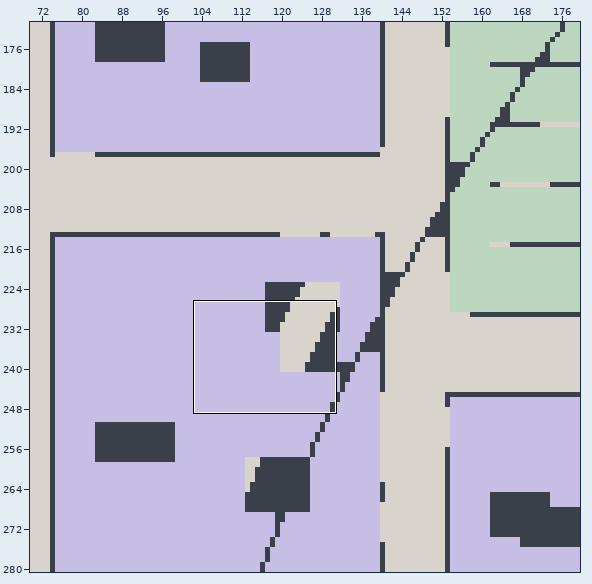
Tiled map (JSON) -- resources/mapas/lighthouse.tmj. The first picture is a wide view before the edit; the outline marks the close-up.
Close-up. Before the commit:
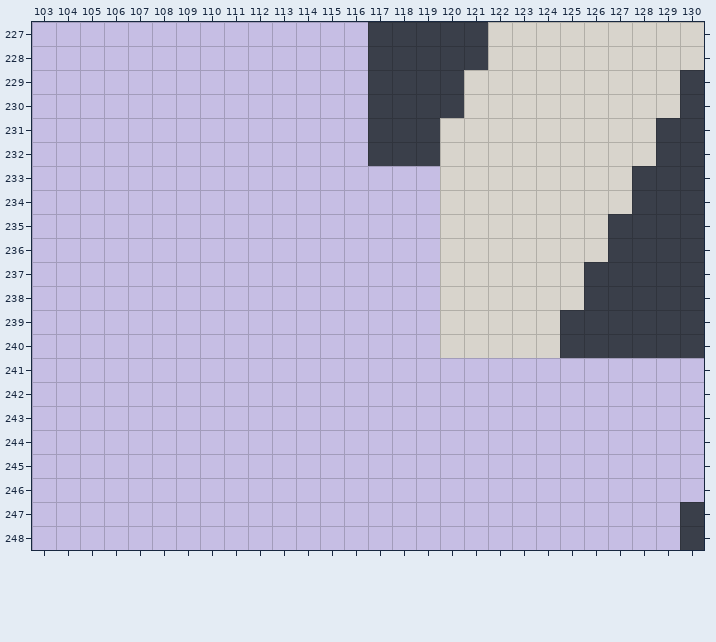
Cells are 8x8 px. Shown: x 103..130, y 227..248. The commit also changed other parts of the map, which this record leaves out.
And afterwards:
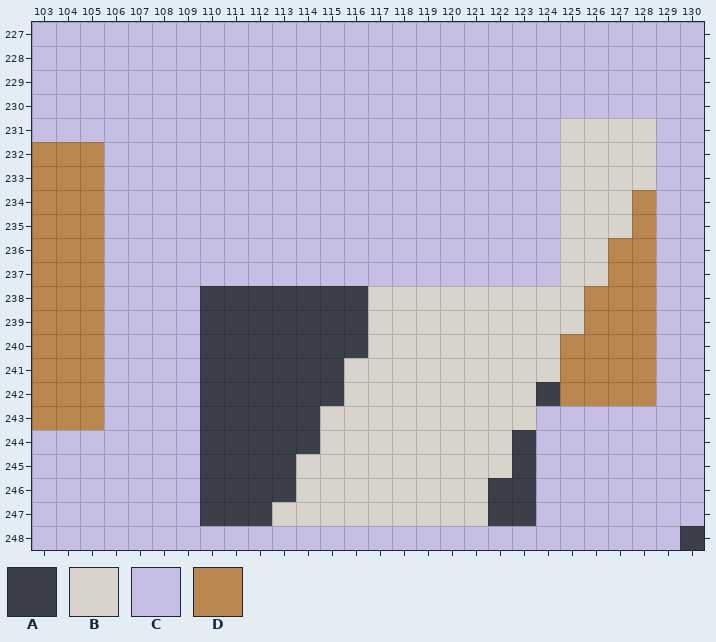
Key: from "lighthouse": A 0, B 1, C 5, D 11.
_ is an empty cell.
Change:
Layer "suelo":
Tile A replaces tile C in rows 238 to 240 at x 110 to 116; in row 241 at x 110 to 115; in row 242 at x 110 to 115 and 124; in row 243 at x 110 to 114; in row 244 at x 110 to 114 and 123; in row 245 at x 110 to 113 and 123.
Tile A replaces tile C in row 246 at x 110 to 113 and 122 to 123; in row 247 at x 110 to 112 and 122 to 123.
Tile B replaces tile A in row 233 at x 128; in row 235 at x 127; in row 237 at x 126; in row 239 at x 125.
Tile B replaces tile C in rows 238 to 240 at x 117 to 119; in row 241 at x 116 to 124; in row 242 at x 116 to 123; in row 243 at x 115 to 123; in row 244 at x 115 to 122; in row 245 at x 114 to 122.
Tile B replaces tile C in row 246 at x 114 to 121; in row 247 at x 113 to 121.
Tile C replaces tile A in rows 227 to 228 at x 117 to 121; in rows 229 to 230 at x 117 to 120 and 130; in rows 231 to 232 at x 117 to 119 and 129 to 130; in rows 233 to 240 at x 129 to 130; in row 247 at x 130.
Tile C replaces tile B in rows 227 to 228 at x 122 to 130; in rows 229 to 230 at x 121 to 129; in rows 231 to 237 at x 120 to 124.
Tile D replaces tile A in rows 234 to 235 at x 128; in rows 236 to 237 at x 127 to 128; in rows 238 to 239 at x 126 to 128; in row 240 at x 125 to 128.
Tile D replaces tile C in rows 232 to 240 at x 103 to 105; in rows 241 to 242 at x 103 to 105 and 125 to 128; in row 243 at x 103 to 105.
Changed places in both close-ups, as pixel boxes (x1, y1, x2, y2):
changed: (200, 22, 704, 526)
changed: (32, 142, 104, 430)
